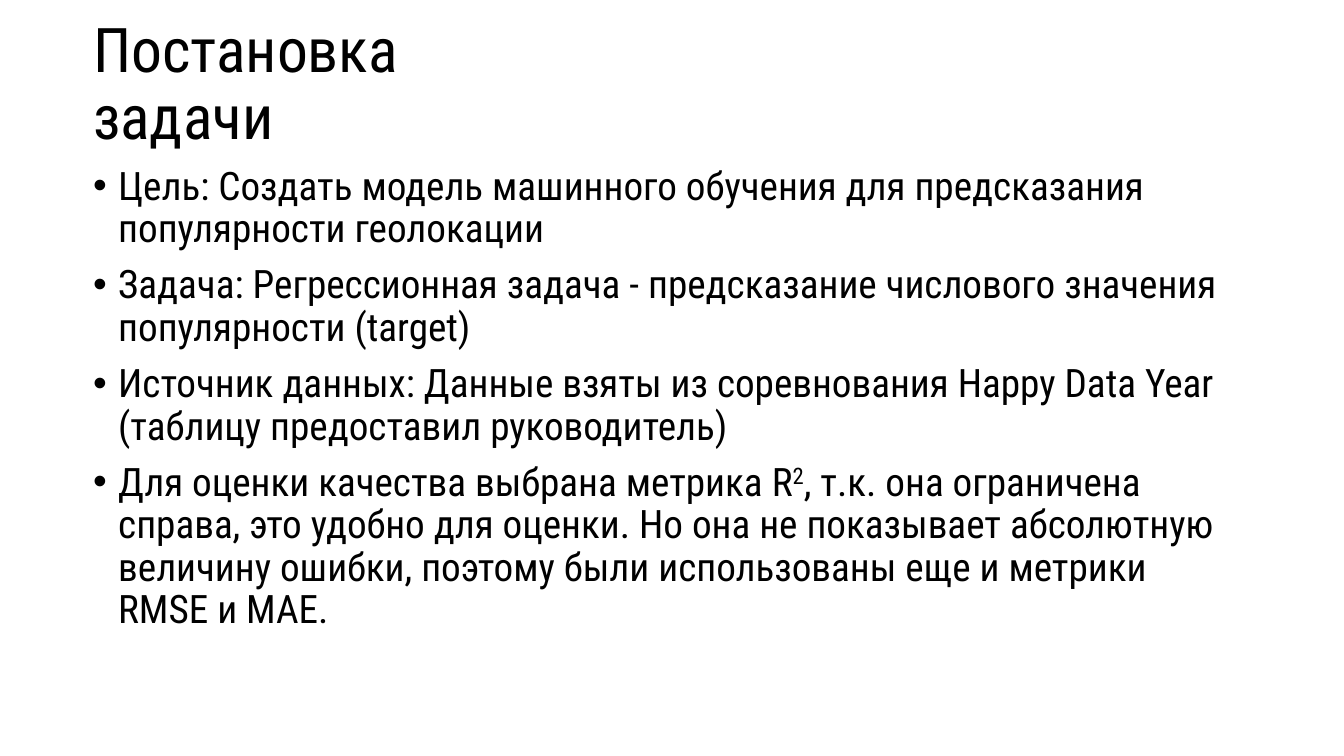
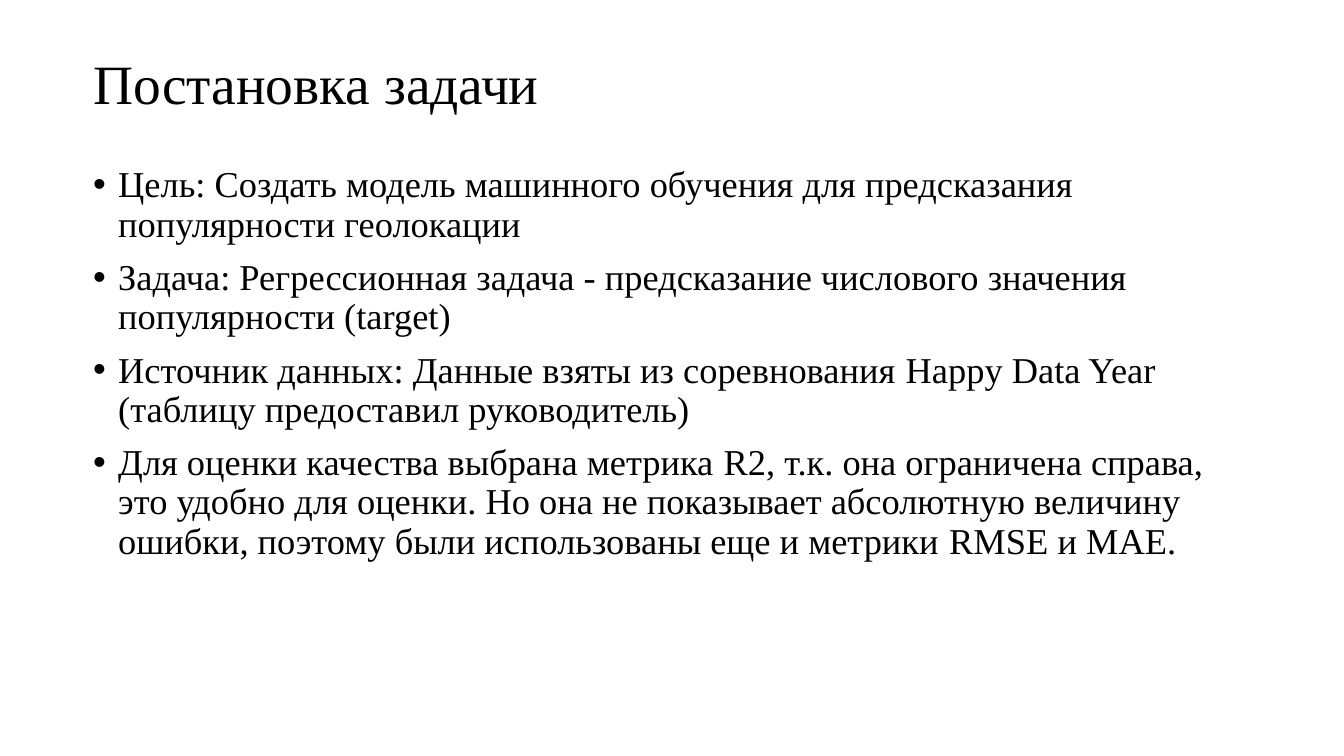
Before and after one commit to ElenaDoroshenko97/itog_project_ds16, a slide deck: slide 2 of Определение популярности геолокации для размещения банкомата Росбанка и его партнеров.pptx. Drawn at 1344x756 pixels with LibreOffice and Linux fonts; fonts in the diff are those of the drawing. Boxes give left, top, right and bottom in pixels: in the first picture for what was removed or moved away, otherwise in the second. Text is boxed around its words. In the diff, an @@ line names an element or a change of style, - is before the commit and + after.

```diff
--- a/Определение популярности геолокации для размещения банкомата Росбанка и его партнеров.pptx
+++ b/Определение популярности геолокации для размещения банкомата Росбанка и его партнеров.pptx
@@ title "Постановка задачи" at <box>93,67,539,114</box>: size 44 to 39.6 pt, font Roboto Condensed to Times New Roman @@
@@ text "Цель: Создать модель машинного обучения ..." at <box>118,171,1203,561</box>: size 28 to 26 pt, font Roboto Condensed to Times New Roman; now on the baseline in "R2," @@
```
Also in this commit, not shown: 7 other slides changed, 2 slides added, 1 slide removed.
